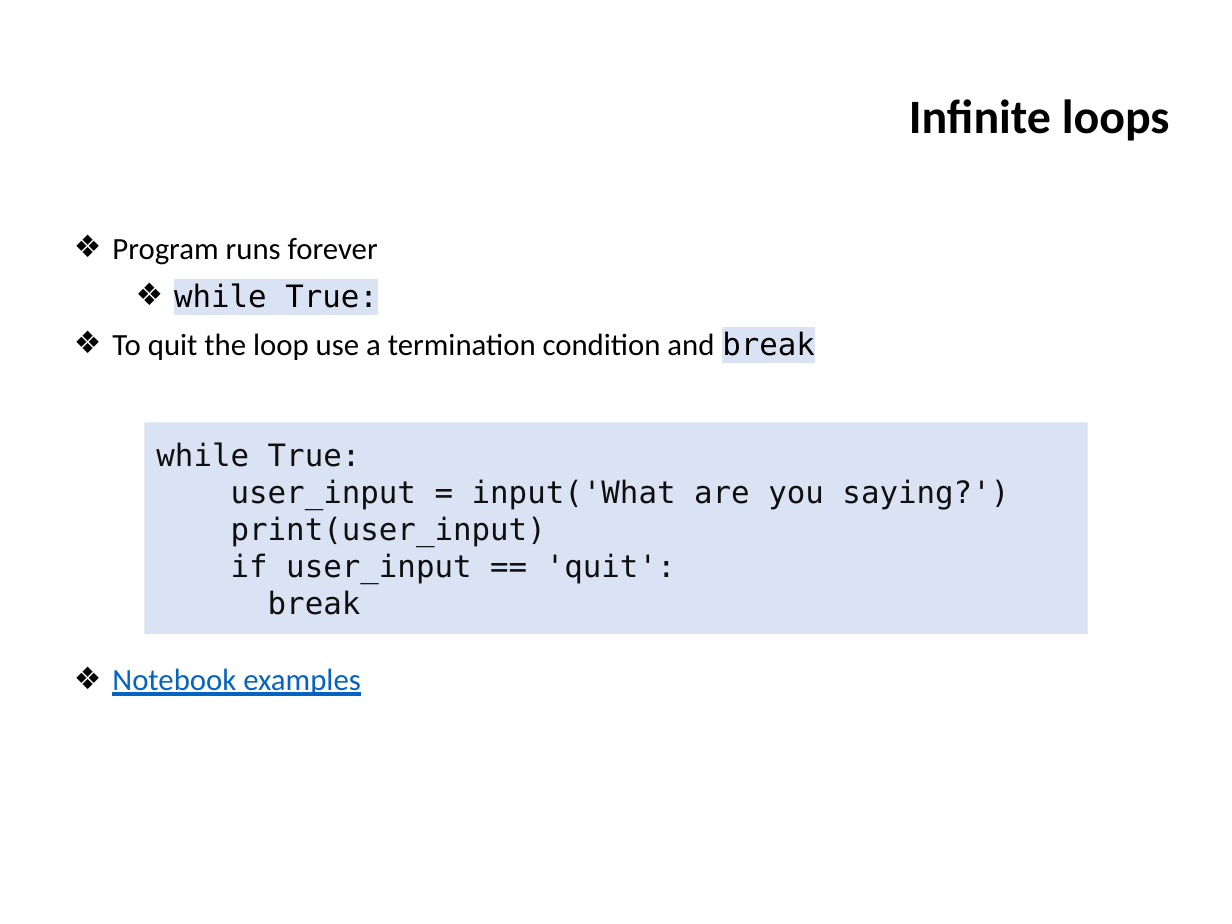
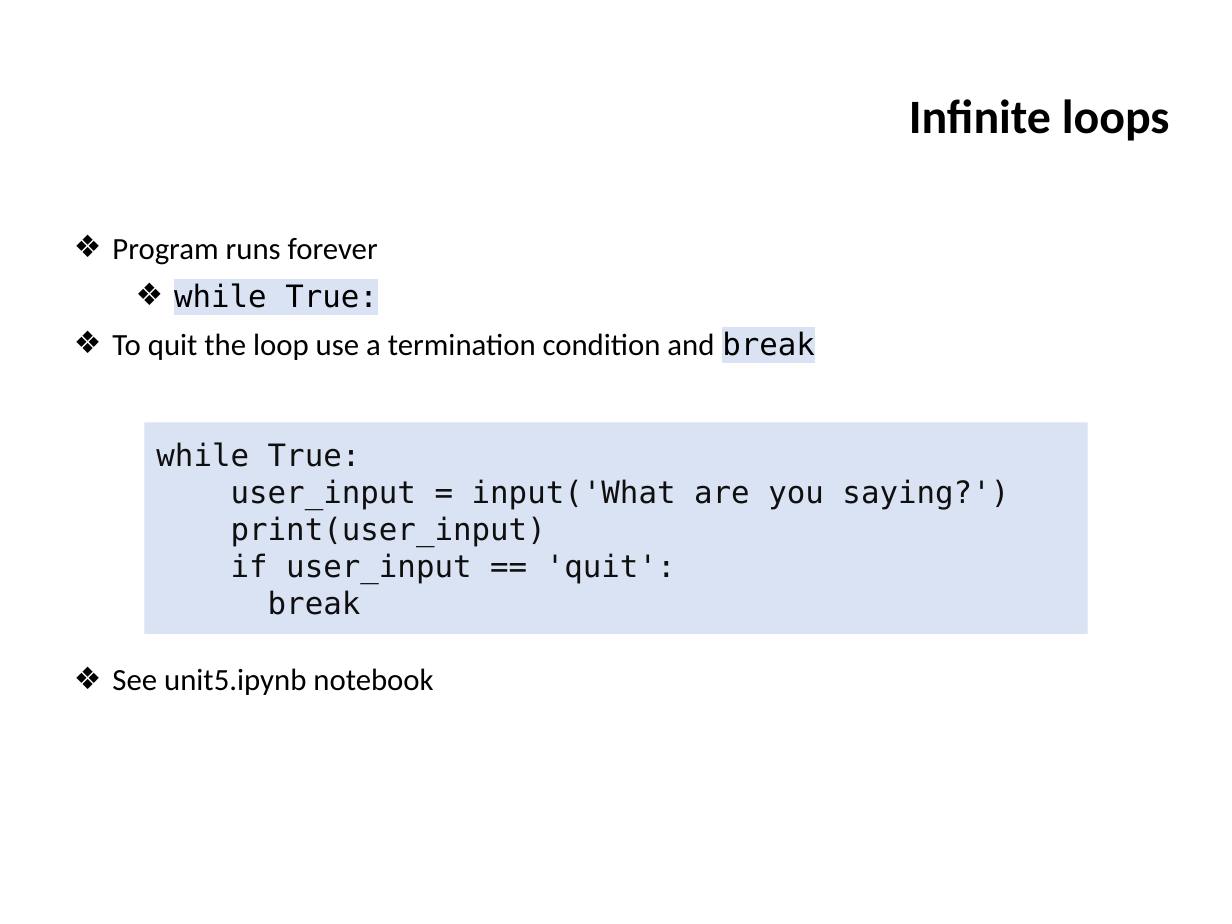
Before and after one commit to ifromm/fcsp, a slide deck: slide 34 of Slides/unit_5_prog_2.pptx. Drawn at 1232x924 pixels with LibreOffice and Linux fonts; fonts in the diff are those of the drawing; background and template pictures are left out. Boxes give left, top, right and bottom in pixels: in the first picture for what was removed or moved away, otherwise in the second. Text is boxed around its words. In the diff, an @@ line names an element or a change of style, - is before the commit and + after.

```diff
--- a/Slides/unit_5_prog_2.pptx
+++ b/Slides/unit_5_prog_2.pptx
@@ text at box(112, 668, 433, 695): text changed; text colour #0563C1 to #000000 @@
-❖ Notebook examples
+❖ See unit5.ipynb notebook
```
Also in this commit, not shown: 8 other slides changed, 1 other file.
